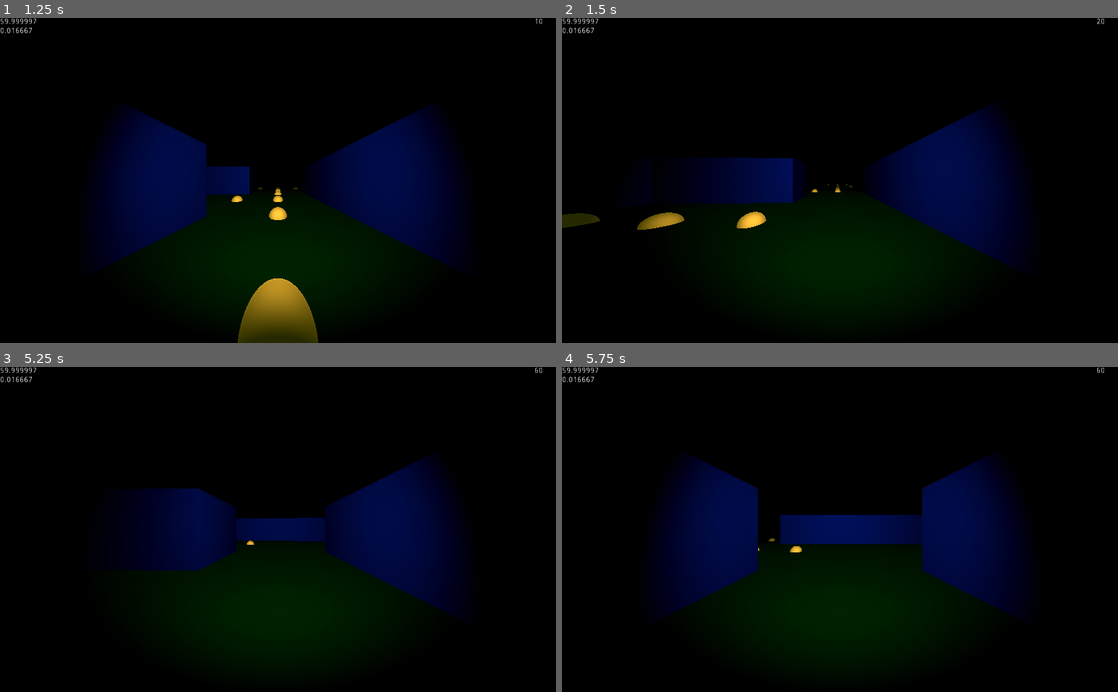
Above: before the commit, frames 1-4 (two rows, left to right).
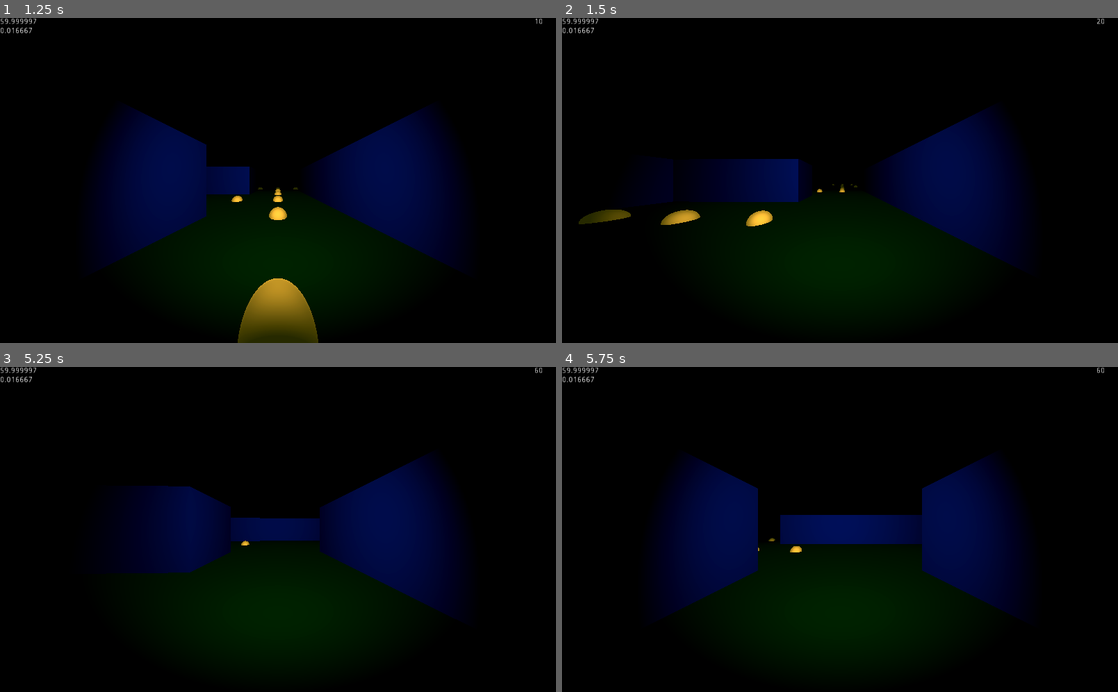
Above: after the commit, the same moments.

Repository: ToBaDi/pacman_3d_first_person
Game: Godot game, scene res://main.tscn
The game is run twice, just before and just after one commit, with the same random seed, the same clock (stepped at 60 frames per second) and the same inputs.
Inputs:
- Up to frame 1 (1.25 s): tap Enter (ui_accept) at 0.5, 0.77 s; hold Right (ui_right) from 0.53 s (still down)
- Up to frame 2 (1.5 s): release Right (ui_right) at 1.28 s; hold Down (ui_down) from 1.28 s (still down)
- Up to frame 3 (5.25 s): tap Enter (ui_accept) at 1.52, 3.02, 3.77, 4.52 s; release Down (ui_down) at 2.03 s; hold Right (ui_right) 2.03-3.53 s; hold Left (ui_left) 3.53-5.03 s; hold Down (ui_down) from 5.03 s (still down)
- Up to frame 4 (5.75 s): keep holding Down (ui_down)

Frame 1 is identical in both runs. In frame 2, 1.5% of the frame differs, in the area x 0-82%, y 26-77%; in frame 3, 0.7%; in frame 4, less than 0.1%.

Commit message:
make rng global

Diff:
--- a/player.gd
+++ b/player.gd
@@ -7,14 +7,8 @@
 const MOVEMENT_DURATION : float = .5
 const ROTATION_DURATION : float = .25
 
-var rng : RandomNumberGenerator = RandomNumberGenerator.new()
 var clear : bool = true
 var teleport : Vector3 = Vector3.ZERO
-
-
-func _ready() -> void:
-	rng.randomize()
-	pass
 
 
 func _unhandled_input(event: InputEvent) -> void:
@@ -67,7 +61,7 @@
 
 func rotate_back() -> void:
 	if clear:
-		var r : int = rng.randi_range(0, 1)
+		var r : int = RNG.rng.randi_range(0, 1)
 		if r:
 			add_rotation_task(180)
 		else:
--- a/project.godot
+++ b/project.godot
@@ -17,6 +17,10 @@
 
 config/name="pacman_3d_first_person"
 run/main_scene="res://main.tscn"
+
+[autoload]
+
+RNG="*res://rng.gd"
 
 [input]
 
--- /dev/null
+++ b/rng.gd
@@ -0,0 +1,8 @@
+extends Node
+
+
+var rng : RandomNumberGenerator = RandomNumberGenerator.new()
+
+
+func _enter_tree() -> void:
+	rng.randomize()
